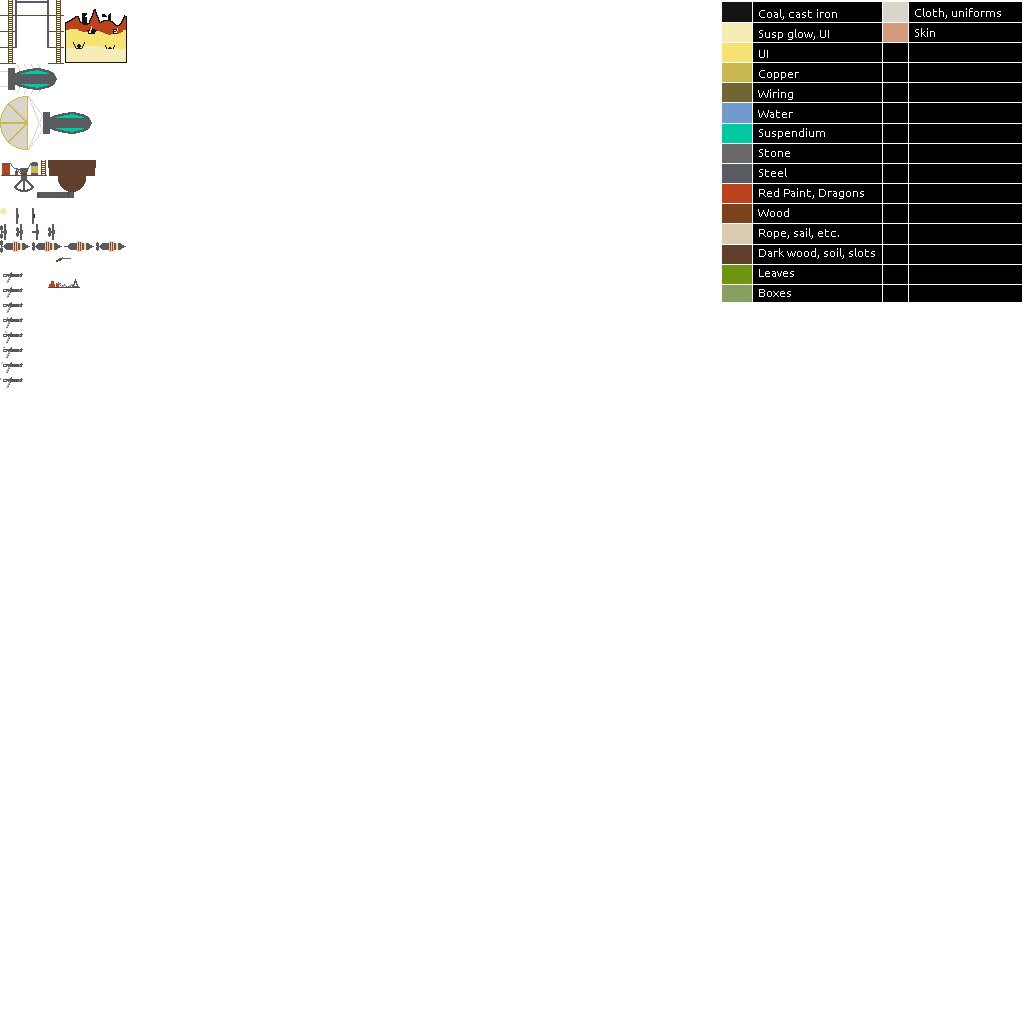
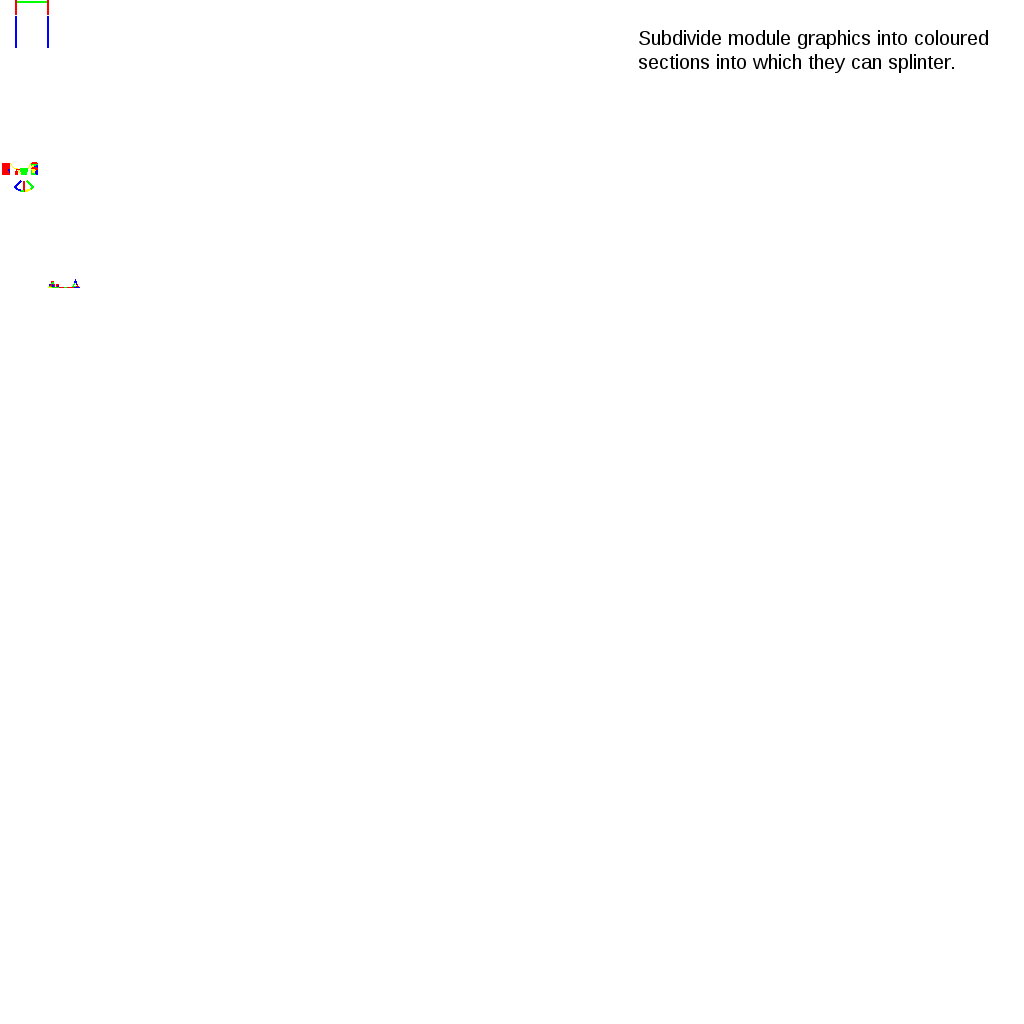
Before/after of a 1024 × 1024 layered artwork. What changed in the layer stack:
showed "my_spritesheet_fragments", painted on it over [0, 0, 1022, 388]
